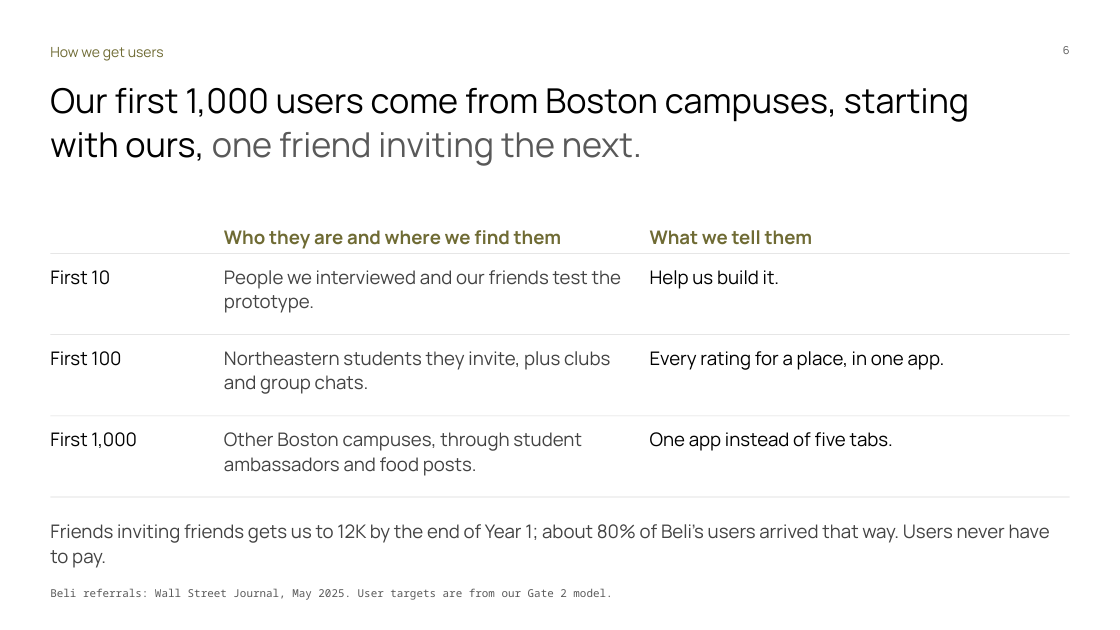
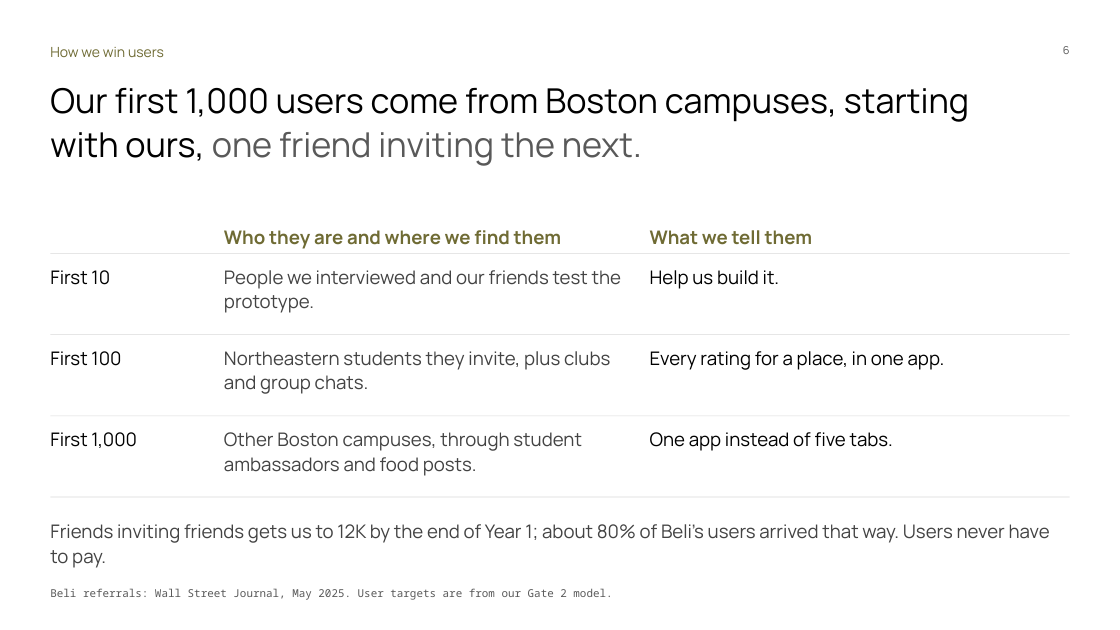
Before and after one commit to Dinguusto/Alex-s-workout-app, a slide deck: slide 6 of ENTR_4501_Gate_2_deck_readable.pptx. Drawn at 1120x630 pixels with LibreOffice and Linux fonts; fonts in the diff are those of the drawing. Boxes give left, top, right and bottom in pixels: in the first picture for what was removed or moved away, otherwise in the second. Text is boxed around its words. In the diff, an @@ line names an element or a change of style, - is before the commit and + after.

```diff
--- a/ENTR_4501_Gate_2_deck_readable.pptx
+++ b/ENTR_4501_Gate_2_deck_readable.pptx
@@ text at box(50, 47, 164, 57): text changed @@
-How we get users
+How we win users
```
Also in this commit, not shown: 7 other slides changed, 2 slides added.
